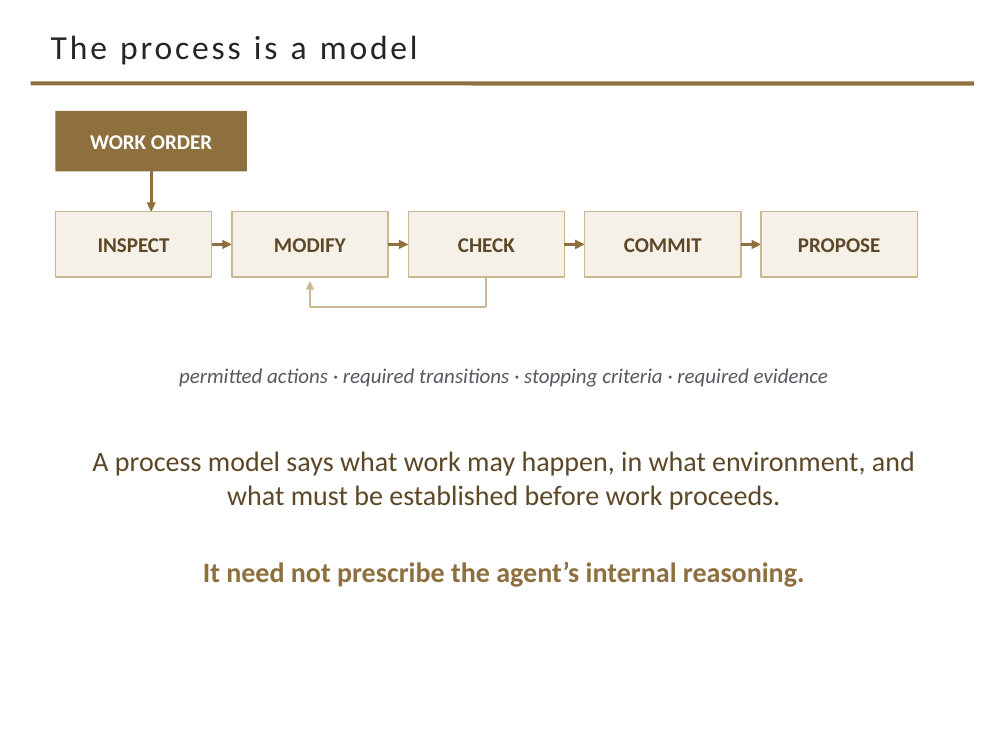
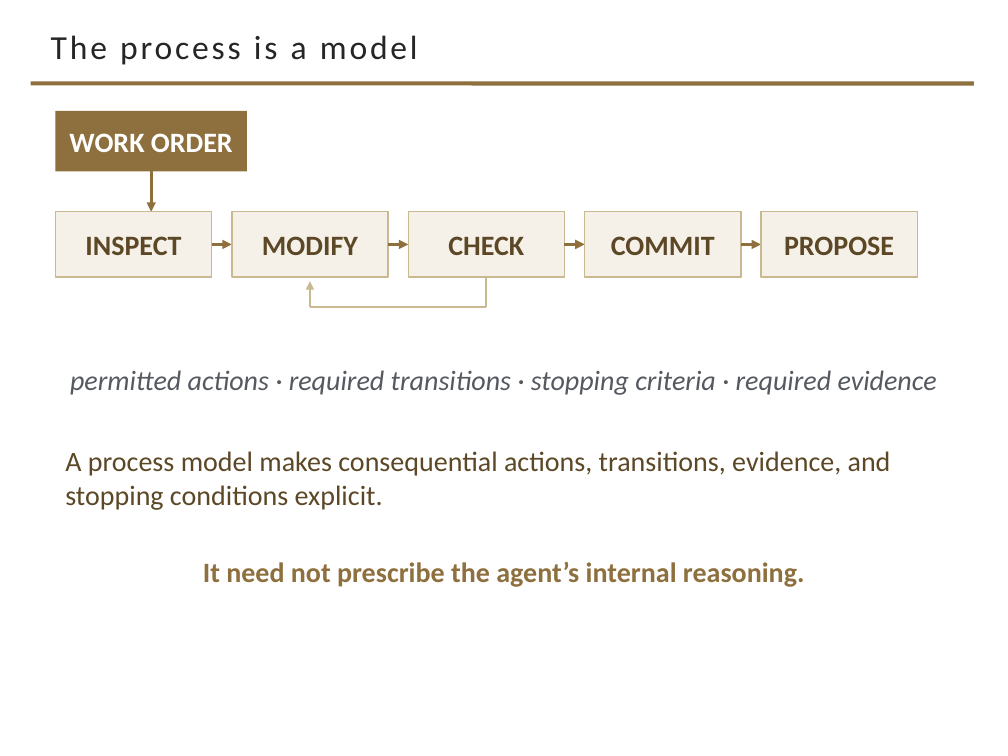
Before and after one commit to davisjam/model-based-agentic-software-engineering, a slide deck: slide 11 of course/lectures/act-2-delegation-and-control/03-alignment/2-3-Alignment.pptx. Drawn at 1008x756 pixels with LibreOffice and Linux fonts; fonts in the diff are those of the drawing; background and template pictures are left out. Boxes give left, top, right and bottom in pixels: in the first picture for what was removed or moved away, otherwise in the second. Text is boxed around its words. In the diff, an @@ line names an element or a change of style, - is before the commit and + after.

```diff
--- a/course/lectures/act-2-delegation-and-control/03-alignment/2-3-Alignment.pptx
+++ b/course/lectures/act-2-delegation-and-control/03-alignment/2-3-Alignment.pptx
@@ size 15 to 20 pt in 7 elements at bbox=[55, 111, 247, 171], bbox=[55, 212, 212, 277], bbox=[232, 212, 388, 277], bbox=[408, 212, 564, 277], bbox=[585, 212, 741, 277], bbox=[761, 212, 917, 277], bbox=[70, 370, 937, 395] @@
@@ text at bbox=[65, 451, 891, 510]: text changed @@
-A process model says what work may happen, in what environment, and what must be established before work proceeds.
+A process model makes consequential actions, transitions, evidence, and stopping conditions explicit.
```
Also in this commit, not shown: 5 other slides changed.
